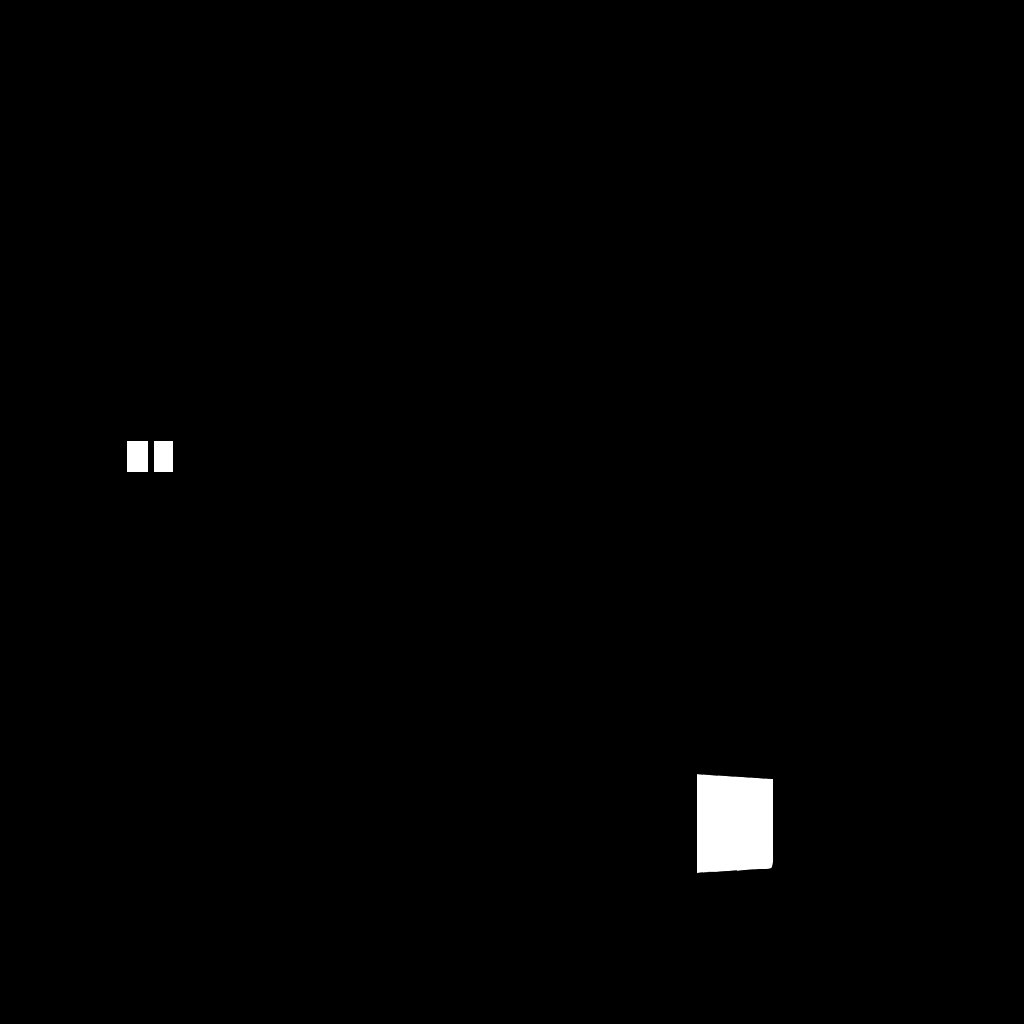
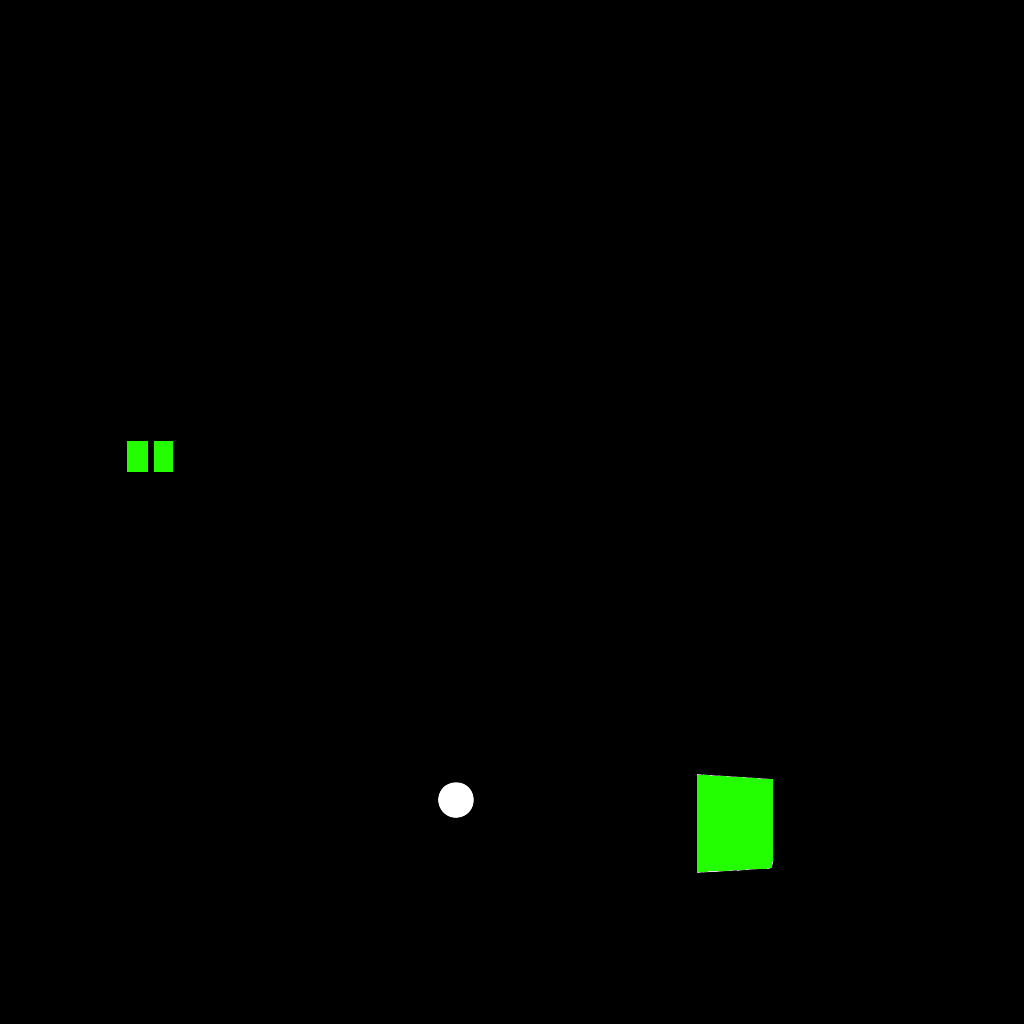
The second 1024 x 1024 image is a revision of the first. Changes to its layers:
painted on "emissive" over [127, 441, 773, 873]
